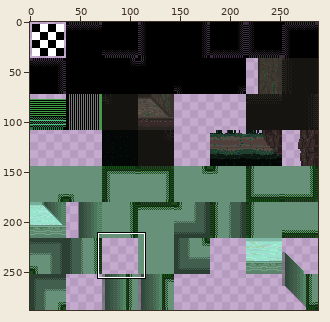
A sprite sheet gets an edit: CasaDesDiamantes/tilesets/voidBackground/output_tileset.png. Above, an overview of the earlier version with the close-up marked.
Close-up. First the earlier version:
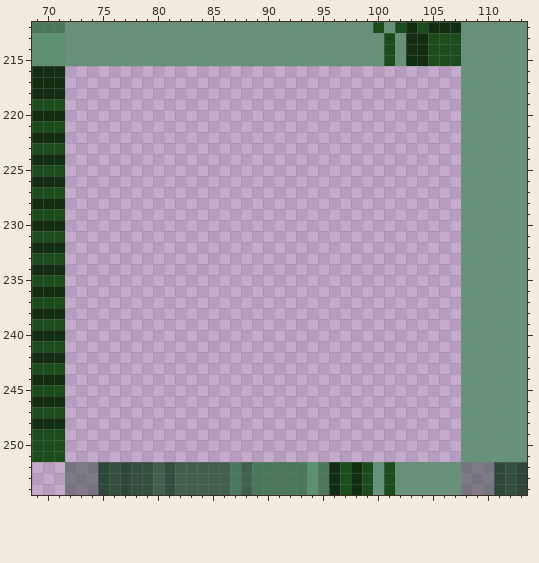
The file is 288x288 pixels. Colours within 5 levels of each other are drawn and written as one. Shown: x 69..113, y 212..254.
The same view after the edit:
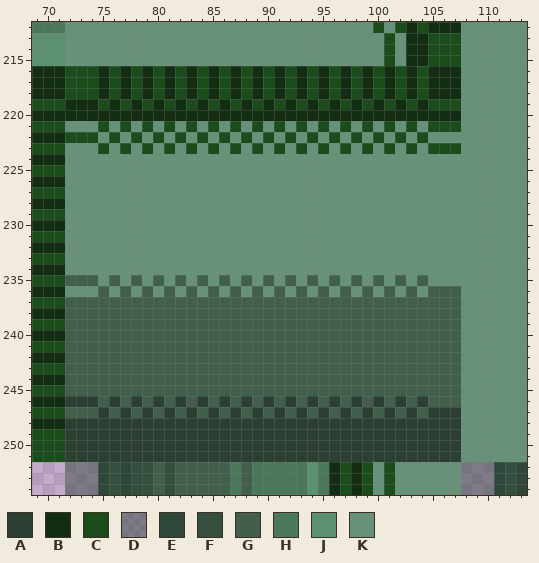
Palette (. is transparent): A #2c3f33  B #122d12  C #1b4c1c  D #2f473778  E #2f4738  F #354f3f  G #425e4d  H #4b775b  J #5b916e  K #679178
What changed:
Changed rows in their new state; - is an unchanged pixel.
first column x 72:
216 CCCBCBCBCBCBCBCBCBCBCBCBCBCBCBCBCBBB
217 CCCBCBCBCBCBCBCBCBCBCBCBCBCBCBCBCBBB
218 CCCBCBCBCBCBCBCBCBCBCBCBCBCBCBCBCBBB
219 BBBCBCBCBCBCBCBCBCBCBCBCBCBCBCBCBCCC
220 BBBBBBBBBBBBBBBBBBBBBBBBBBBBBBBBBBBB
221 KKKCKCKCKCKCKCKCKCKCKCKCKCKCKCKCKCCC
222 CCCKCKCKCKCKCKCKCKCKCKCKCKCKCKCKCKKK
223 KKKCKCKCKCKCKCKCKCKCKCKCKCKCKCKCKCCC
224 KKKKKKKKKKKKKKKKKKKKKKKKKKKKKKKKKKKK
225 KKKKKKKKKKKKKKKKKKKKKKKKKKKKKKKKKKKK
226 KKKKKKKKKKKKKKKKKKKKKKKKKKKKKKKKKKKK
227 KKKKKKKKKKKKKKKKKKKKKKKKKKKKKKKKKKKK
228 KKKKKKKKKKKKKKKKKKKKKKKKKKKKKKKKKKKK
229 KKKKKKKKKKKKKKKKKKKKKKKKKKKKKKKKKKKK
230 KKKKKKKKKKKKKKKKKKKKKKKKKKKKKKKKKKKK
231 KKKKKKKKKKKKKKKKKKKKKKKKKKKKKKKKKKKK
232 KKKKKKKKKKKKKKKKKKKKKKKKKKKKKKKKKKKK
233 KKKKKKKKKKKKKKKKKKKKKKKKKKKKKKKKKKKK
234 KKKKKKKKKKKKKKKKKKKKKKKKKKKKKKKKKKKK
235 GGGKGKGKGKGKGKGKGKGKGKGKGKGKGKGKGKKK
236 KKKGKGKGKGKGKGKGKGKGKGKGKGKGKGKGKGGG
237 GGGGGGGGGGGGGGGGGGGGGGGGGGGGGGGGGGGG
238 GGGGGGGGGGGGGGGGGGGGGGGGGGGGGGGGGGGG
239 GGGGGGGGGGGGGGGGGGGGGGGGGGGGGGGGGGGG
240 GGGGGGGGGGGGGGGGGGGGGGGGGGGGGGGGGGGG
241 GGGGGGGGGGGGGGGGGGGGGGGGGGGGGGGGGGGG
242 GGGGGGGGGGGGGGGGGGGGGGGGGGGGGGGGGGGG
243 GGGGGGGGGGGGGGGGGGGGGGGGGGGGGGGGGGGG
244 GGGGGGGGGGGGGGGGGGGGGGGGGGGGGGGGGGGG
245 GGGGGGGGGGGGGGGGGGGGGGGGGGGGGGGGGGGG
246 AAAGAGAGAGAGAGAGAGAGAGAGAGAGAGAGAGGG
247 GGGAGAGAGAGAGAGAGAGAGAGAGAGAGAGAGAAA
248 AAAAAAAAAAAAAAAAAAAAAAAAAAAAAAAAAAAA
249 AAAAAAAAAAAAAAAAAAAAAAAAAAAAAAAAAAAA
250 AAAAAAAAAAAAAAAAAAAAAAAAAAAAAAAAAAAA
251 AAAAAAAAAAAAAAAAAAAAAAAAAAAAAAAAAAAA
